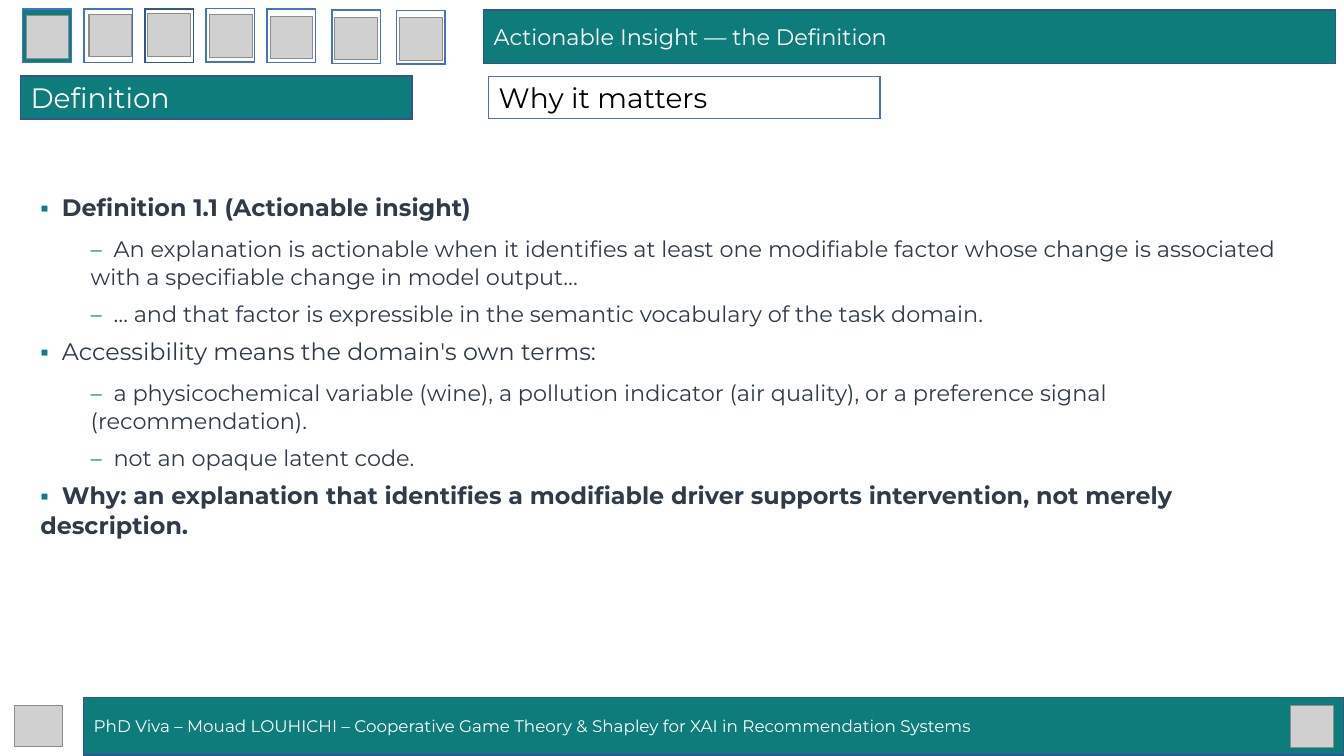
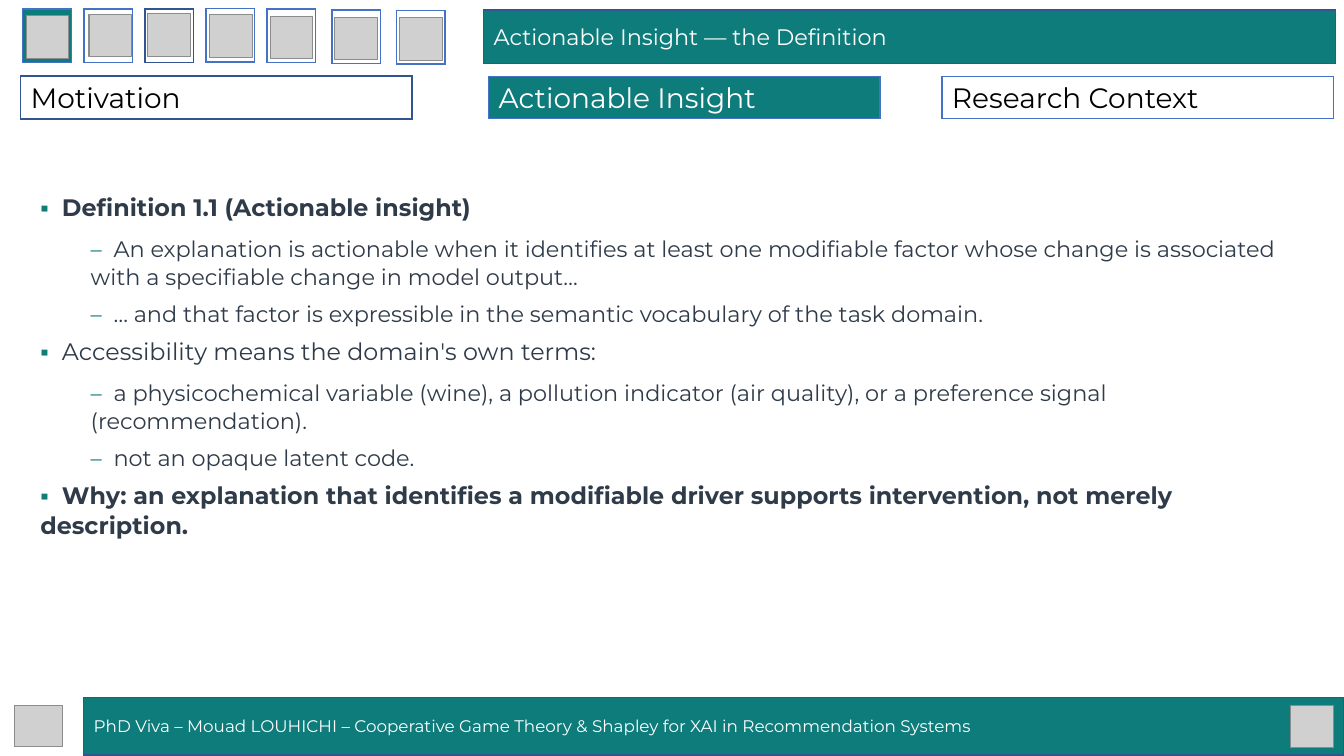
Before and after one commit to mouadlouhichi/phd-prep, a slide deck: slide 5 of viva/MOUAD_LOUHICHI_VIVA_40min.pptx. Drawn at 1344x756 pixels with LibreOffice and Linux fonts; fonts in the diff are those of the drawing; grey boxes stand for pictures. Boxes give left, top, right and bottom in pixels: in the first picture for what was removed or moved away, otherwise in the second. Text is boxed around its words. In the diff, an @@ line names an element or a change of style, - is before the commit and + after.

```diff
--- a/viva/MOUAD_LOUHICHI_VIVA_40min.pptx
+++ b/viva/MOUAD_LOUHICHI_VIVA_40min.pptx
@@ rectangle "Motivation" at box(21, 76, 412, 119): fill #0E7C7B to #FFFFFF @@
@@ text in rectangle at box(31, 87, 181, 108): text changed; text colour #FFFFFF to #000000 @@
-Definition
+Motivation
@@ rectangle "Actionable Insight" at box(489, 77, 880, 119): fill #FFFFFF to #0E7C7B @@
@@ text in rectangle at box(499, 87, 755, 114): text changed; text colour #000000 to #FFFFFF @@
-Why it matters
+Actionable Insight
@@ rectangle added at box(943, 77, 1334, 119), fill #FFFFFF, outline #4472C4 1 pt, 20 pt, text #000000 @@
+Research Context
```
Also in this commit, not shown: 43 other slides changed, 1 other file.
